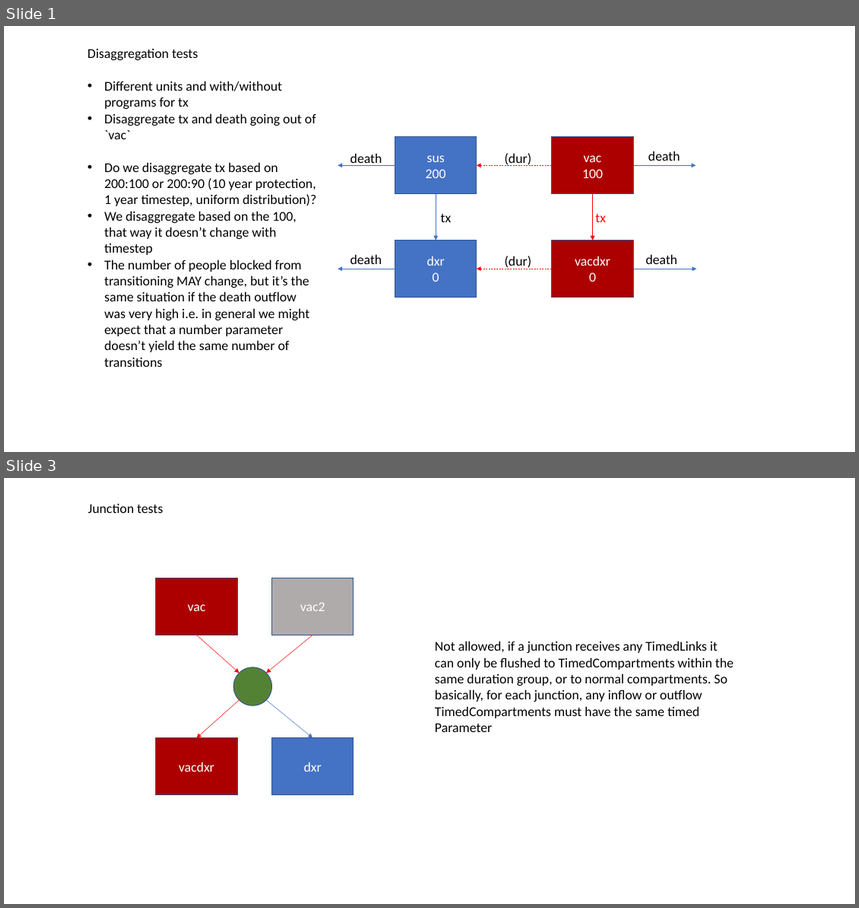
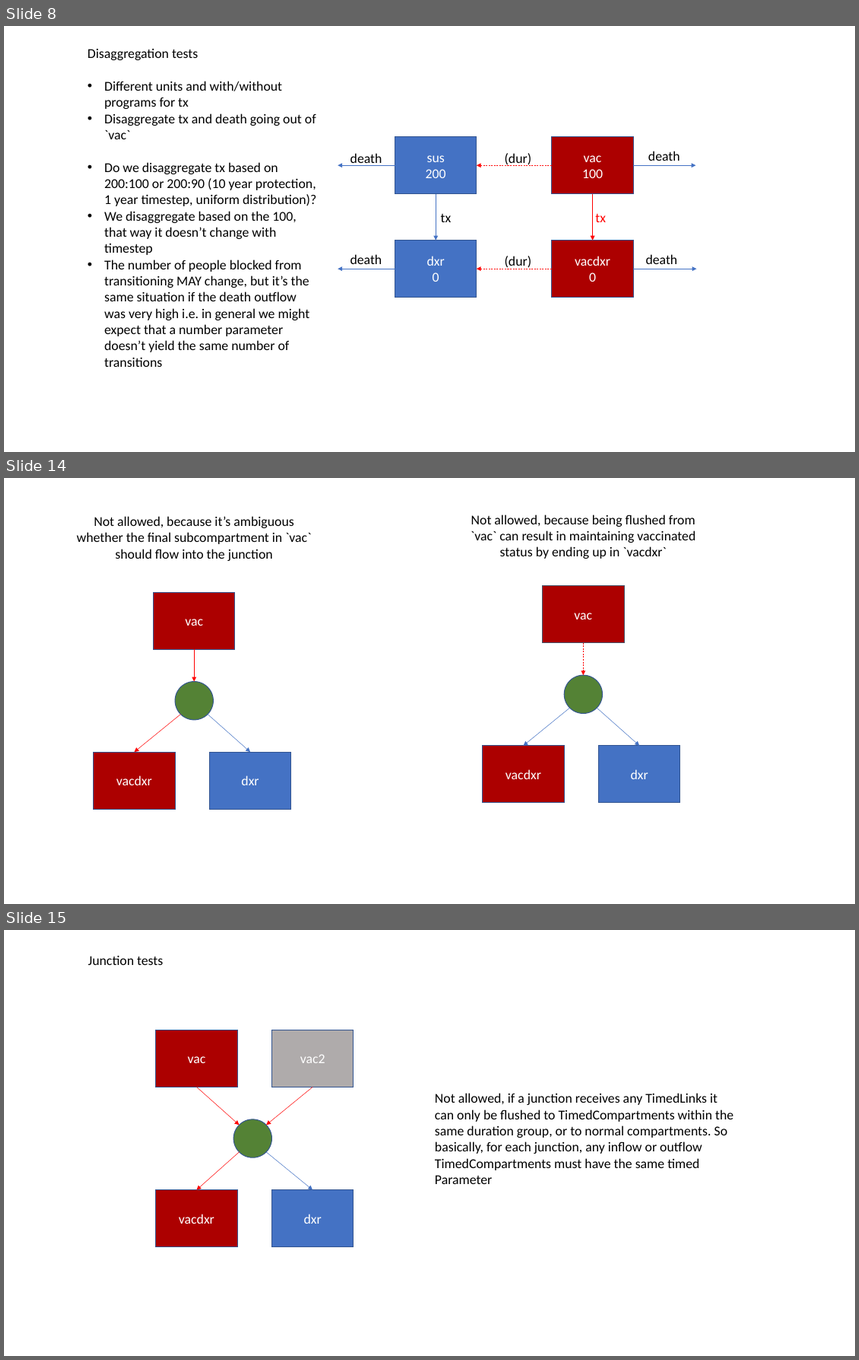
Before and after one commit to atomicateam/atomica, a slide deck: docs/general/timed-examples.pptx. Shown one above the other, each under a label of ours: slides 1 and 3 before the commit, slides 8, 14 and 15 after it; the slides between them are not shown. The pictures are 859x908 and 859x1360 pixels, drawn with LibreOffice and Linux fonts; fonts in the diff are those of the drawing. Boxes give left, top, right and bottom in pixels: in the first picture for what was removed or moved away, otherwise in the second. Text is boxed around its words. In the diff, an @@ line names an element or a change of style, - is before the commit and + after.

```diff
--- a/docs/general/timed-examples.pptx
+++ b/docs/general/timed-examples.pptx
@@ slide 14 added at [4,478,855,904], background #FFFFFF @@
@@ text added at [77,516,311,561], 18 pt, text #000000 @@
+Not allowed, because it’s ambiguous whether the final subcompartment in `vac` should flow into the junction
@@ text added at [471,514,696,559], 18 pt, text #000000 @@
+Not allowed, because being flushed from `vac` can result in maintaining vaccinated status by ending up in `vacdxr`
@@ rectangle added at [543,586,624,643], fill #AC0000, outline #44546A 1 pt, 18 pt, text #FFFFFF @@
+vac
@@ rectangle added at [153,592,235,649], fill #AC0000, outline #325491 1 pt, 18 pt, text #FFFFFF @@
+vac
@@ arrow added from (194, 649) to (194, 681), #FF0000 0.5 pt @@
@@ arrow added from (583, 643) to (583, 675), #FF0000 0.5 pt dashed @@
@@ ellipse added at [175,681,213,720], fill #548235, outline #325491 1 pt @@
@@ ellipse added at [564,675,603,713], fill #548235, outline #325491 1 pt @@
@@ arrow added from (181, 714) to (134, 752), #FF0000 0.5 pt @@
@@ arrow added from (208, 714) to (250, 752), #4472C4 0.5 pt @@
@@ arrow added from (570, 708) to (523, 746), #4472C4 0.5 pt @@
@@ arrow added from (597, 708) to (639, 746), #4472C4 0.5 pt @@
@@ rectangle added at [483,746,564,803], fill #AC0000, outline #325491 1 pt, 18 pt, text #FFFFFF @@
+vacdxr
@@ rectangle added at [598,746,680,803], fill #4472C4, outline #325491 1 pt, 18 pt, text #FFFFFF @@
+dxr
@@ rectangle added at [94,752,175,809], fill #AC0000, outline #325491 1 pt, 18 pt, text #FFFFFF @@
+vacdxr
@@ rectangle added at [209,752,291,809], fill #4472C4, outline #325491 1 pt, 18 pt, text #FFFFFF @@
+dxr
@@ what was slide 1 is now slide 8 @@
@@ what was slide 3 is now slide 15 @@
```
Also in this commit, not shown: 5 slides changed, 7 other slides added, 2 slides removed, 3 other files.
